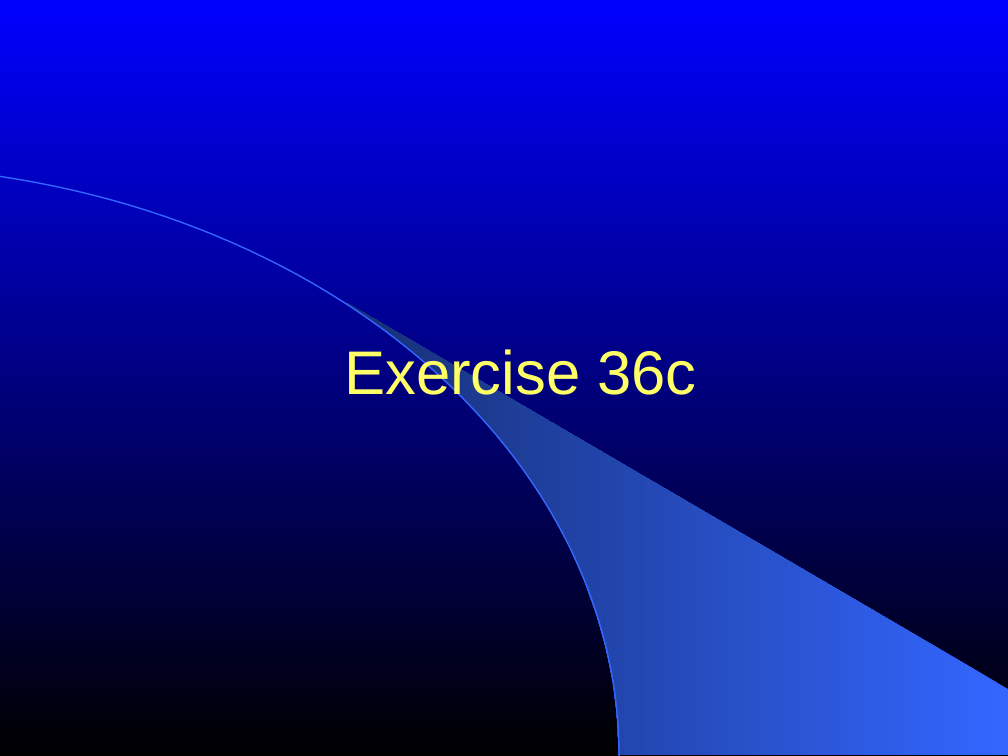
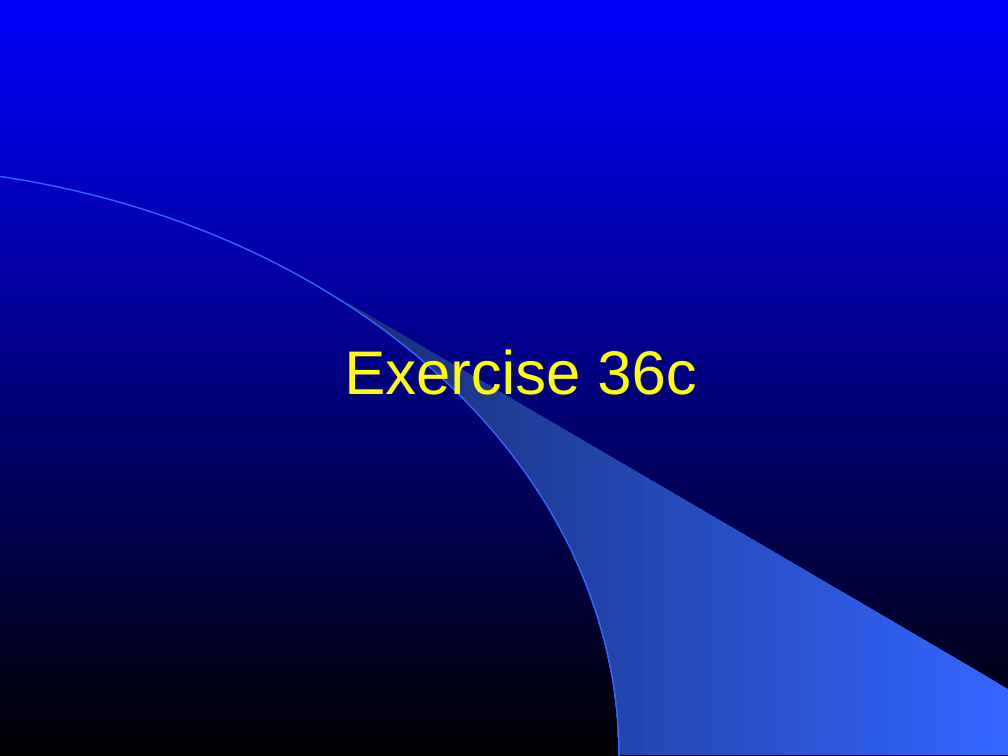
Before and after one commit to lheckemann/namic-sandbox, a slide deck: slide 24 of ITKAdvancedCourse/doc/presentations/Insight-StatisticalClassification.ppt. Drawn at 1008x756 pixels with LibreOffice and Linux fonts; fonts in the diff are those of the drawing. Boxes give left, top, right and bottom in pixels: in the first picture for what was removed or moved away, otherwise in the second. Text is boxed around its words. In the diff, an @@ line names an element or a change of style, - is before the commit and + after.

```diff
--- a/ITKAdvancedCourse/doc/presentations/Insight-StatisticalClassification.ppt
+++ b/ITKAdvancedCourse/doc/presentations/Insight-StatisticalClassification.ppt
@@ title "Exercise 36c" at (344, 345, 696, 406): text colour #FFFF66 to #FFFF00 @@
```
Also in this commit, not shown: 1 other slide changed, 1 other file.
